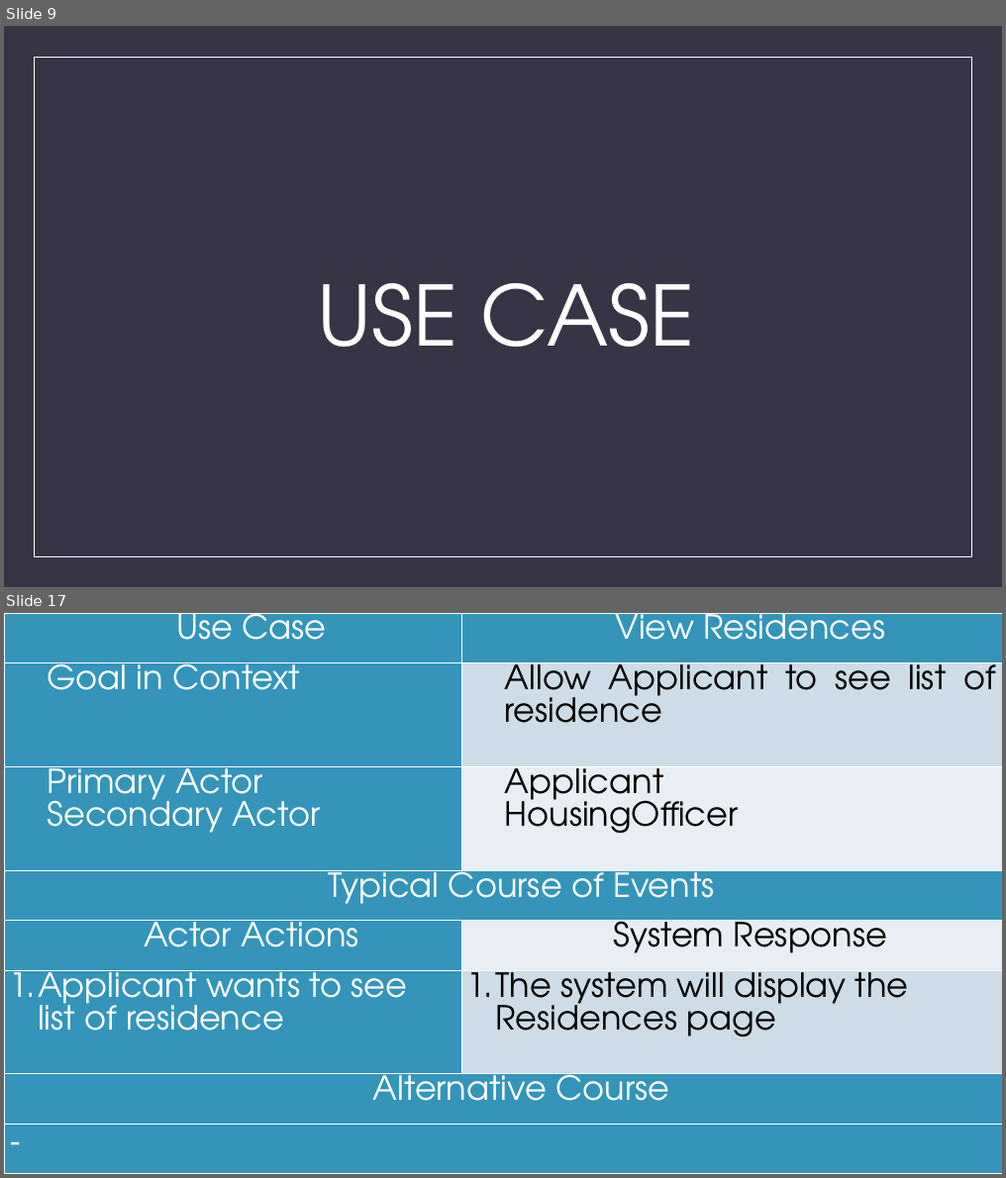
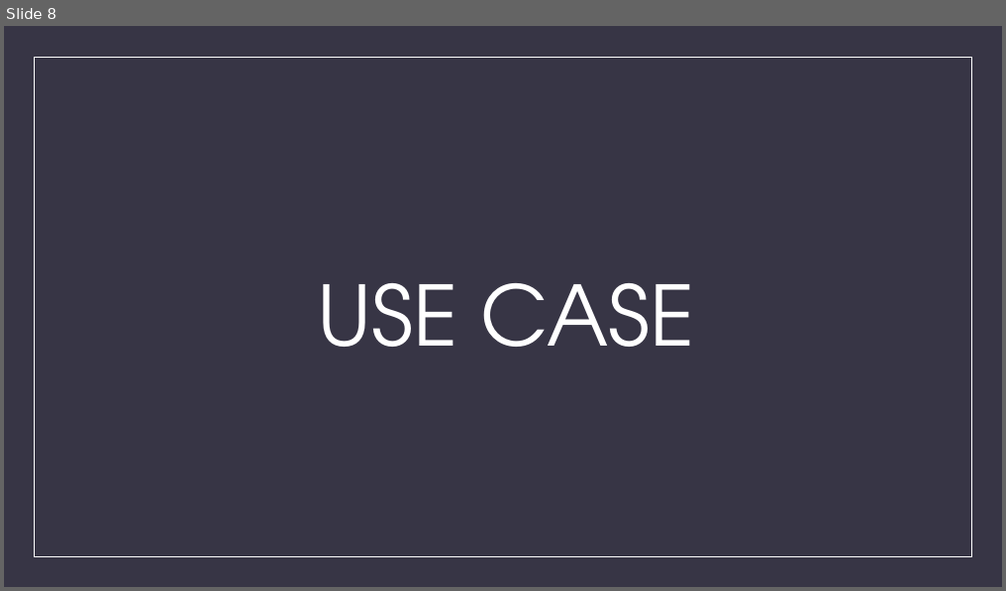
Before and after one commit to aldobagus725/Web-Based-Information-System-for-Micro-Housing-System-in-Kuala-Lumpur, a slide deck: ASS 3 Document/ASS3_BIT302_E1700882_E1700873_PowerPoint.pptx. Shown one above the other, each under a label of ours: slides 9 and 17 before the commit, slide 8 after it; the slides between them are not shown. The pictures are 1006x1178 and 1006x591 pixels, drawn with LibreOffice and Linux fonts; fonts in the diff are those of the drawing. Boxes give left, top, right and bottom in pixels: in the first picture for what was removed or moved away, otherwise in the second. Text is boxed around its words. In the diff, an @@ line names an element or a change of style, - is before the commit and + after.

```diff
--- a/ASS 3 Document/ASS3_BIT302_E1700882_E1700873_PowerPoint.pptx
+++ b/ASS 3 Document/ASS3_BIT302_E1700882_E1700873_PowerPoint.pptx
@@ slide 17 removed at box(4, 613, 1002, 1174), background #373545; not listed: 1 template element that a slide beside it also shows @@
@@ table removed at box(4, 613, 1002, 1174), 8 rows, 2 columns @@
-Use Case | View Residences
-Goal in Context | Allow Applicant to see list of residence
-Primary Actor / Secondary Actor | Applicant / HousingOfficer
-Typical Course of Events | 
-Actor Actions | System Response
-Applicant wants to see list of residence | The system will display the Residences page
-Alternative Course | 
- | 
@@ what was slide 9 is now slide 8 @@
```
Also in this commit, not shown: 18 other slides removed.
